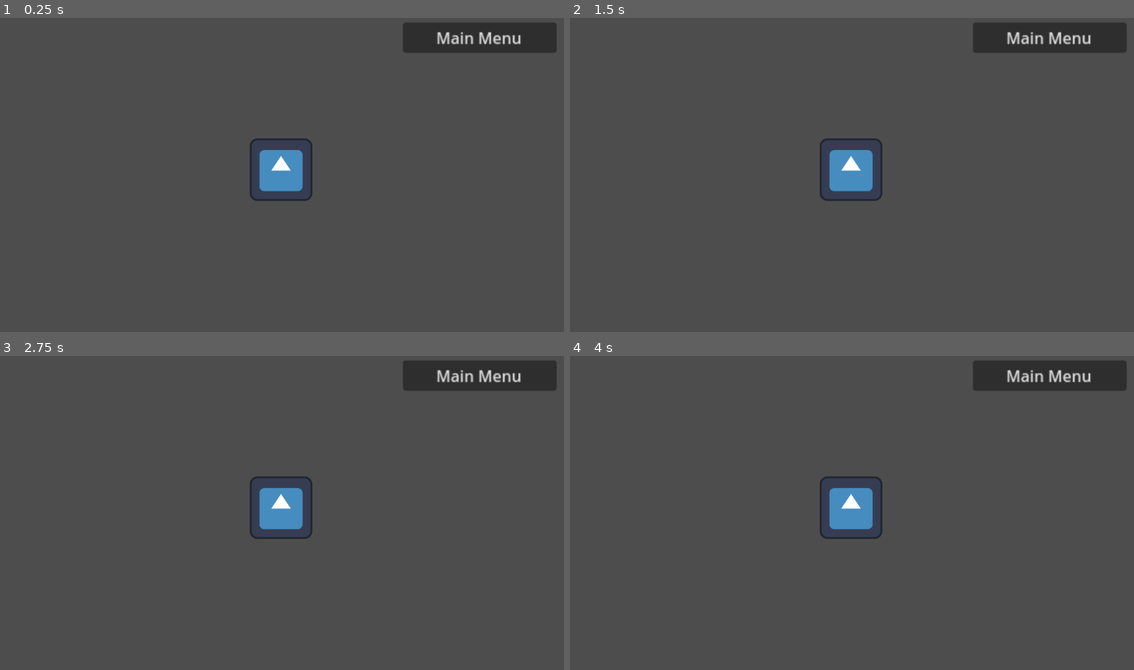
Above: before the commit, frames 1-4 (two rows, left to right).
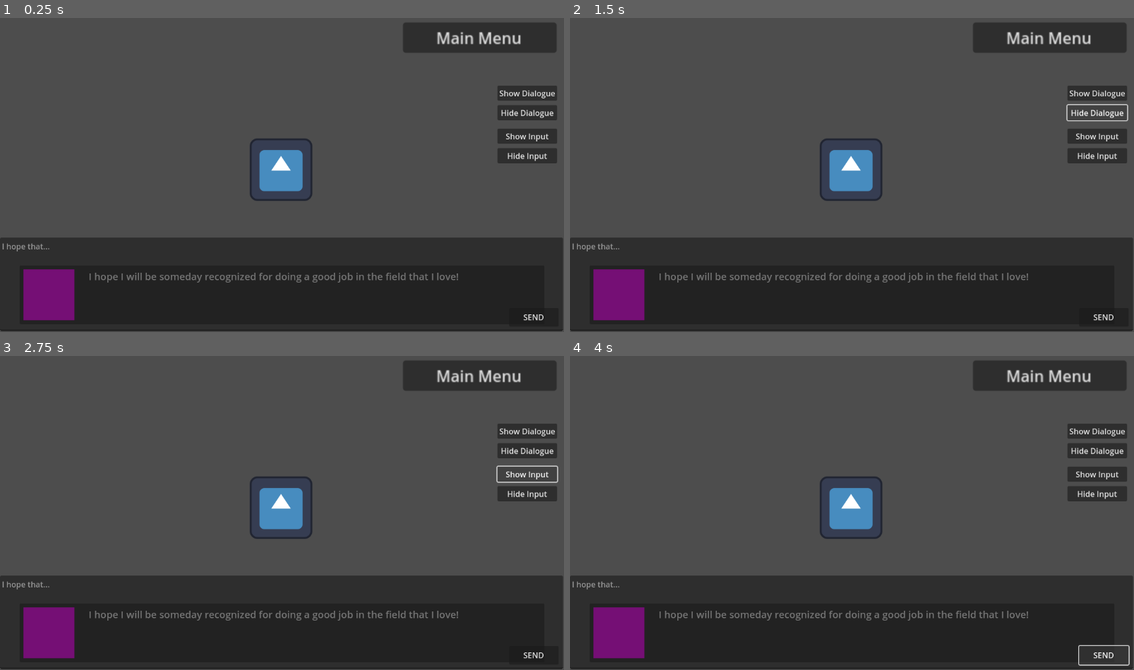
Above: after the commit, the same moments.

Repository: gringames/fem-devs-jam-24
Game: Godot game, scene res://Game/game.tscn
Two runs of this game, one before a commit and one after it. Both use one fixed random seed, a clock stepped at 60 frames per second and the inputs below. The project has no main scene, so this scene is started directly. The engine's default icon, where the game draws it, is replaced by a stand-in: a white triangle on a blue panel in a dark square.
Inputs (mouse positions are in pixels of both pictures, inside the frame that each line leads up to):
- Up to frame 1 (0.25 s): no input
- Up to frame 2 (1.5 s): click (1094, 93) at 0.5 s, where only the run after the commit has a clickable "Show Dialogue"; click (1094, 112) at 1.25 s, where only the run after the commit has a clickable "Hide Dialogue"
- Up to frame 3 (2.75 s): click (524, 475) at 2 s, where only the run after the commit has a clickable "Show Input"
- Up to frame 4 (4 s): click (1094, 494) at 2.75 s, where only the run after the commit has a clickable "Hide Input"; click (1105, 654) at 3.5 s, where only the run after the commit has a clickable "SEND"

The runs differ from the first frame. In frame 1, 31% of the frame differs, in the area x 0-100%, y 21-100%; in frame 2, 31%; in frame 3, 31%; in frame 4, 31%.

Commit message:
added sample game scene containing all features

Diff:
--- a/femdevsjam24/Features/clickable.gd
+++ b/femdevsjam24/Features/clickable.gd
@@ -29,11 +29,12 @@
 
 ### Handling Mouse Hover ------------------------------------------------------------------------------
 
-func	 _on_mouse_entered() -> void:
+func _on_mouse_entered() -> void:
 	is_mouse_over = true
-	print("mouse hover start on", name)
+	emit_signal("mouse_hover_start")
 
-func	 _on_mouse_exited() -> void:
+
+func _on_mouse_exited() -> void:
 	is_mouse_over = false
 	emit_signal("mouse_hover_end")
 
@@ -45,10 +46,11 @@
 		return
 	is_mouse_holding_me = true
 	emit_signal("mouse_clicked_on_object")
+	print("clicked on ", name)
 
 
 func _on_mouse_released() -> void:
 	if not is_mouse_holding_me:
 		return
 	is_mouse_holding_me = false
-	print("mouse released from", name)
+	emit_signal("mouse_released_from_object")
--- a/femdevsjam24/Game/game.tscn
+++ b/femdevsjam24/Game/game.tscn
@@ -1,10 +1,26 @@
-[gd_scene load_steps=4 format=3 uid="uid://b2ffyvuyqw2vg"]
+[gd_scene load_steps=7 format=3 uid="uid://b2ffyvuyqw2vg"]
 
 [ext_resource type="Texture2D" uid="uid://bid6vm5e80ew7" path="res://icon.svg" id="1_u2k15"]
 [ext_resource type="PackedScene" uid="uid://cr8ow5elky823" path="res://Features/Clickable.tscn" id="2_iins4"]
 [ext_resource type="Script" path="res://Buttons/open_scene.gd" id="3_k2dps"]
+[ext_resource type="Script" path="res://Game/game_manager.gd" id="4_gshi3"]
+[ext_resource type="PackedScene" uid="uid://dji4jtqq2jpyq" path="res://Text/Input/text_input.tscn" id="5_ue57g"]
+[ext_resource type="PackedScene" uid="uid://d277a41su2sdk" path="res://Text/Box/text_box.tscn" id="6_rjoll"]
 
 [node name="Game" type="Node2D"]
+
+[node name="Manager" type="Node" parent="." node_paths=PackedStringArray("text_box", "text_input", "button_show_box", "button_hide_box", "button_show_input", "button_hide_input")]
+script = ExtResource("4_gshi3")
+text_box = NodePath("../TextBox")
+text_input = NodePath("../TextInput")
+button_show_box = NodePath("../ButtonShowBox")
+button_hide_box = NodePath("../ButtonHideBox")
+button_show_input = NodePath("../ButtonShowInput")
+button_hide_input = NodePath("../ButtonHideInput")
+
+[node name="TextBox" parent="." instance=ExtResource("6_rjoll")]
+
+[node name="TextInput" parent="." instance=ExtResource("5_ue57g")]
 
 [node name="Icon" type="Sprite2D" parent="."]
 position = Vector2(574, 316)
@@ -28,3 +44,31 @@
 text = "Main Menu"
 script = ExtResource("3_k2dps")
 sceneToOpenPath = "res://menus/main_menu.tscn"
+
+[node name="ButtonShowBox" type="Button" parent="."]
+offset_left = 1016.0
+offset_top = 144.0
+offset_right = 1138.0
+offset_bottom = 175.0
+text = "Show Dialogue"
+
+[node name="ButtonHideBox" type="Button" parent="."]
+offset_left = 1016.0
+offset_top = 184.0
+offset_right = 1138.0
+offset_bottom = 215.0
+text = "Hide Dialogue"
+
+[node name="ButtonShowInput" type="Button" parent="."]
+offset_left = 1016.0
+offset_top = 232.0
+offset_right = 1138.0
+offset_bottom = 263.0
+text = "Show Input"
+
+[node name="ButtonHideInput" type="Button" parent="."]
+offset_left = 1016.0
+offset_top = 272.0
+offset_right = 1138.0
+offset_bottom = 303.0
+text = "Hide Input"
